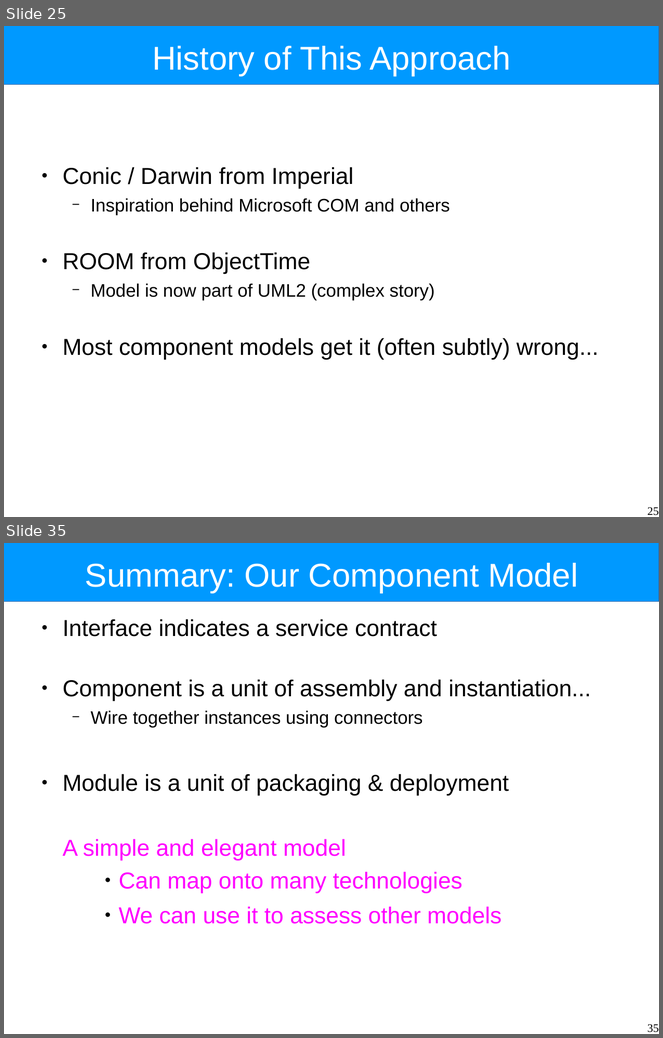
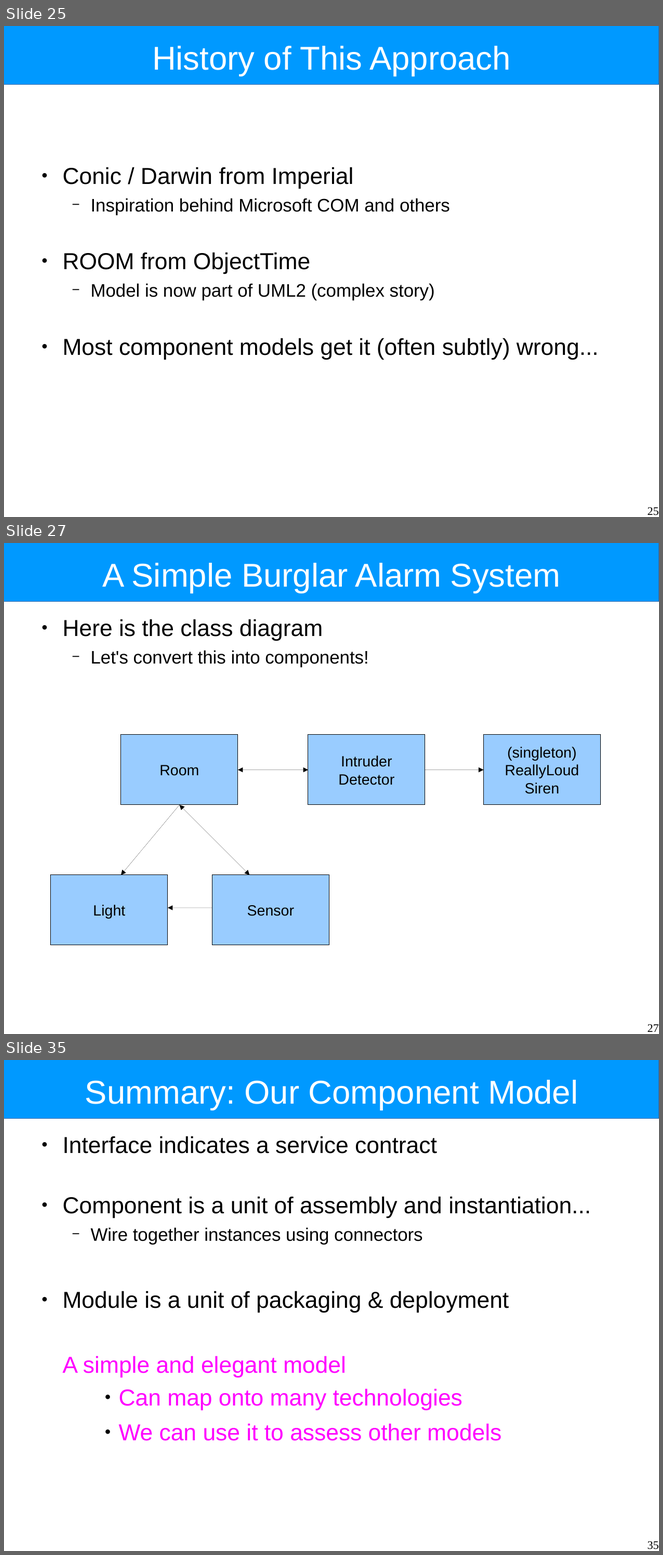
Before and after one commit to Intrinsarc/intrinsarc-evolve, a slide deck: Academic Work/lectures/components.odp. Shown one above the other, each under a label of ours: slides 25 and 35 before the commit, slides 25, 27 and 35 after it; the slides between them are not shown. The pictures are 663x1038 and 663x1555 pixels, drawn with LibreOffice and Linux fonts; fonts in the diff are those of the drawing. Boxes give left, top, right and bottom in pixels: in the first picture for what was removed or moved away, otherwise in the second. Text is boxed around its words. In the diff, an @@ line names an element or a change of style, - is before the commit and + after.

```diff
--- a/Academic Work/lectures/components.odp
+++ b/Academic Work/lectures/components.odp
@@ slide 27 added at box(4, 543, 659, 1034), background #FFFFFF; not listed: 1 template element that a slide beside it also shows @@
@@ title added at box(102, 563, 560, 593), 40 pt, text #FFFFFF @@
+A Simple Burglar Alarm System
@@ text added at box(63, 619, 369, 667), 22 pt, text #000000 @@
+● Here is the class diagram
+  − Let's convert this into components!
@@ rectangle added at box(121, 735, 238, 805), fill #99CCFF, outline #000000 0 pt, 18 pt, text #000000 @@
+Room
@@ rectangle added at box(308, 735, 426, 805), fill #99CCFF, outline #000000 0 pt, 18 pt, text #000000 @@
+Intruder
+Detector
@@ rectangle added at box(484, 735, 601, 805), fill #99CCFF, outline #000000 0 pt, 18 pt, text #000000 @@
+(singleton)
+ReallyLoud
+Siren
@@ double arrow added from (308, 770) to (238, 770), #000000 0 pt @@
@@ arrow added from (426, 770) to (484, 770), #000000 0 pt @@
@@ arrow added from (179, 805) to (121, 875), #000000 0 pt @@
@@ double arrow added from (179, 805) to (249, 875), #000000 0 pt @@
@@ rectangle added at box(51, 875, 168, 945), fill #99CCFF, outline #000000 0 pt, 18 pt, text #000000 @@
+Light
@@ rectangle added at box(212, 875, 329, 945), fill #99CCFF, outline #000000 0 pt, 18 pt, text #000000 @@
+Sensor
@@ arrow added from (215, 908) to (168, 908), #000000 0 pt @@
@@ page number added at box(648, 1025, 659, 1032), 14 pt, text #000000 @@
+27
```
Also in this commit, not shown: 4 slides changed, 9 other slides added, 10 slides removed, 1 other file.
